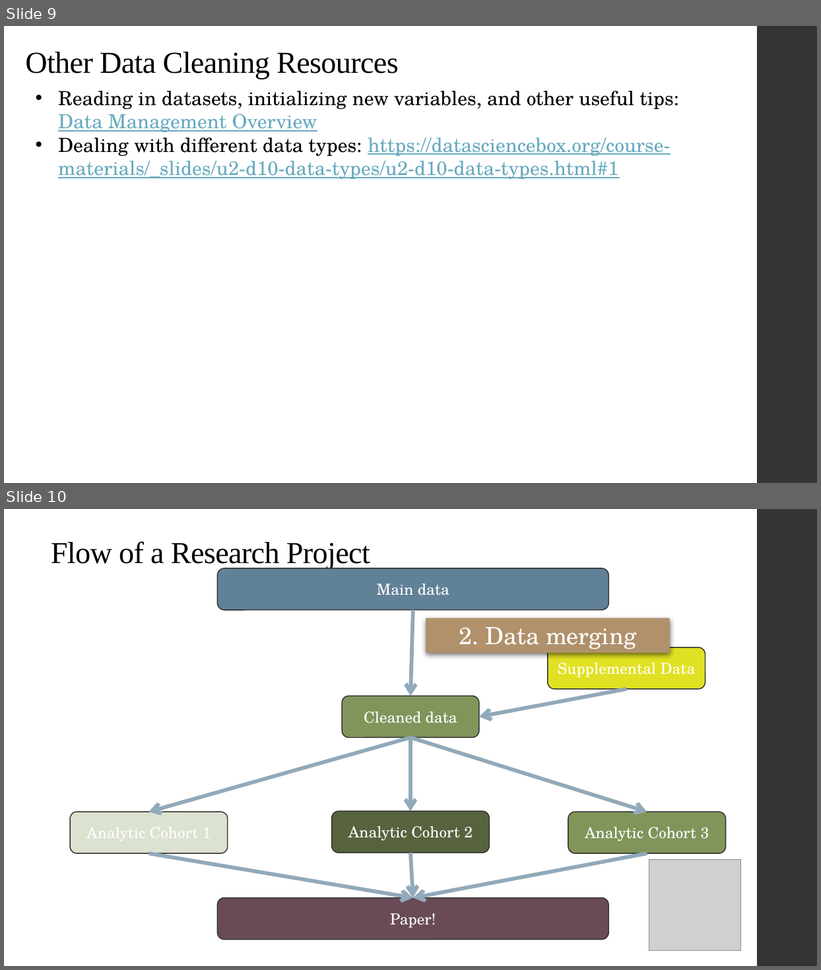
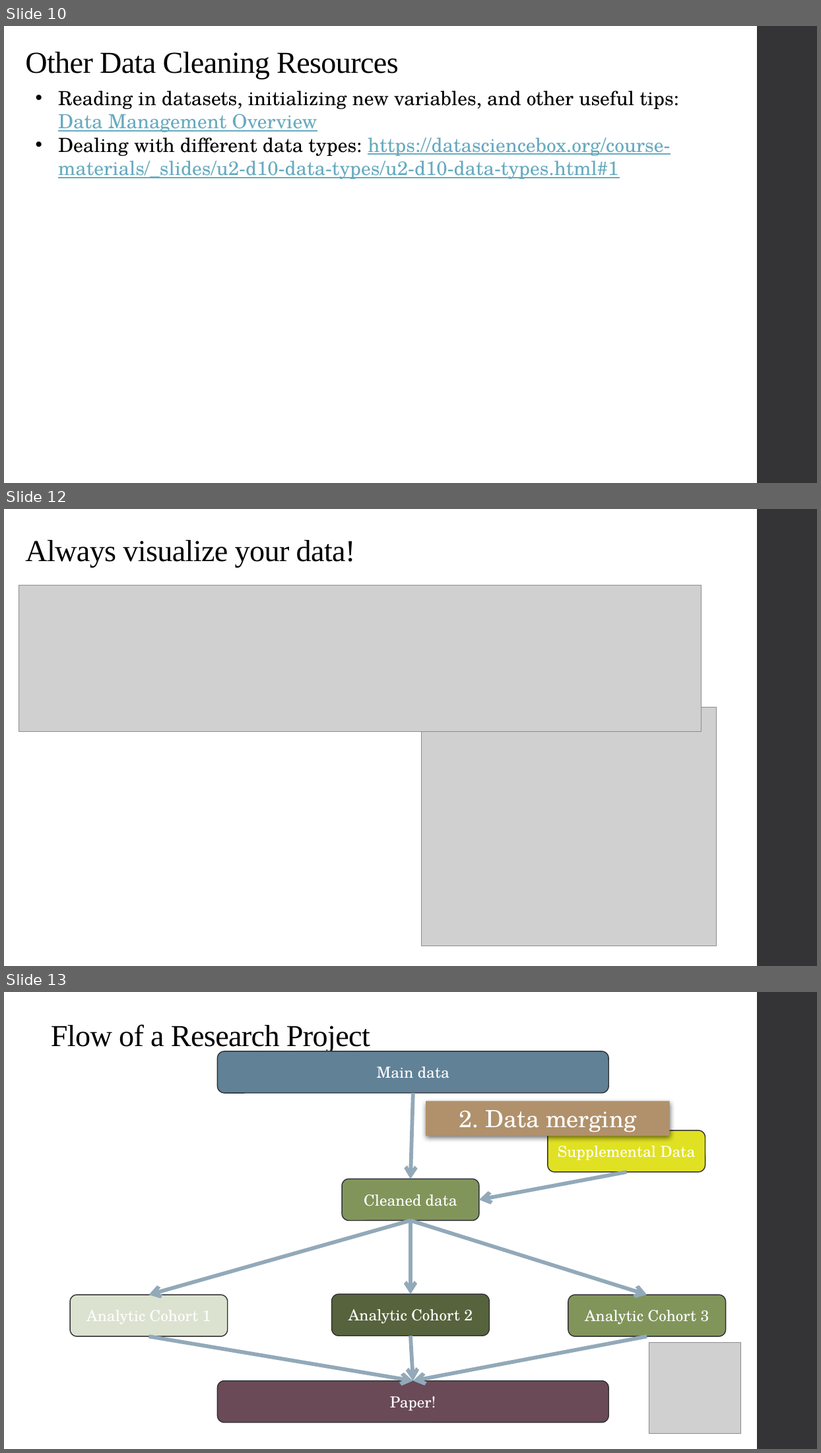
Before and after one commit to alex-hoagland/HAD5744, a slide deck: Lecture05_DataCleaning/Lecture5_DataCleaning-ResearchDesign.pptx. Shown one above the other, each under a label of ours: slides 9 and 10 before the commit, slides 10, 12 and 13 after it; the slides between them are not shown. The pictures are 821x970 and 821x1453 pixels, drawn with LibreOffice and Linux fonts; fonts in the diff are those of the drawing; grey boxes stand for pictures. Boxes give left, top, right and bottom in pixels: in the first picture for what was removed or moved away, otherwise in the second. Text is boxed around its words. In the diff, an @@ line names an element or a change of style, - is before the commit and + after.

```diff
--- a/Lecture05_DataCleaning/Lecture5_DataCleaning-ResearchDesign.pptx
+++ b/Lecture05_DataCleaning/Lecture5_DataCleaning-ResearchDesign.pptx
@@ slide 12 added at (4,509,817,966), background #FFFFFF; not listed: 1 template element that a slide beside it also shows @@
@@ title added at (25,540,356,567), 36 pt, text #000000 @@
+Always visualize your data!
@@ picture added at (19,586,701,732) @@
@@ picture added at (421,707,717,947) @@
@@ what was slide 9 is now slide 10 @@
@@ what was slide 10 is now slide 13 @@
```
Also in this commit, not shown: 10 slides changed, 5 other slides added, 7 other files.
